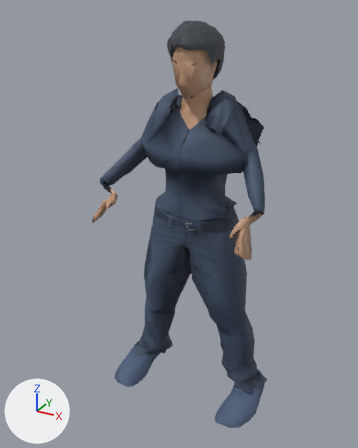
The glTF model content/generated/cook_mpfb_warden/lod0.glb as it was, and as the next commit left it.
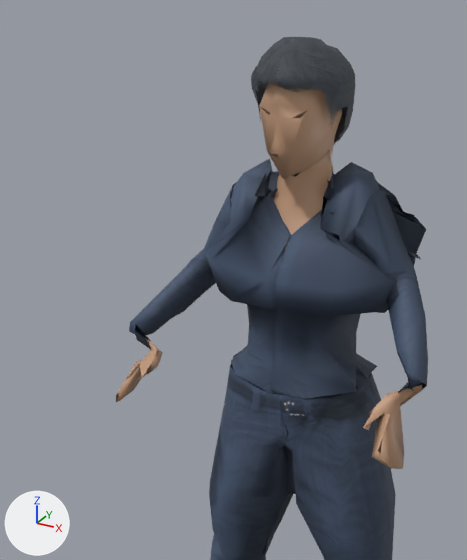
There are two pictures of each version: one whole from a 50 mm camera at (1.09, -2.2, 2.06) aimed at (-0.04, -0.13, 1.03), one close up on the part from 8% to 80% of the width and 0% to 69% of the height. The axes (+X, +Y, +Z) are drawn at lower left. The lights are the same throughout. The last two pictures show the newer version.

Before the edit, the objects in view are built like this:
```python
mat_skin = bpy.data.materials.new('skin')
mat_skin.use_nodes = True; mat_skin.node_tree.nodes.clear()
_N = mat_skin.node_tree.nodes; _L = mat_skin.node_tree.links
n0 = _N.new('ShaderNodeBsdfPrincipled'); n0.name = 'Principled BSDF'
n1 = _N.new('ShaderNodeOutputMaterial'); n1.name = 'Material Output'
n2 = _N.new('ShaderNodeMix'); n2.name = 'Mix'
n2.data_type = 'RGBA'
n2.blend_type = 'MULTIPLY'
n2.inputs[0].default_value = 1.0  # 'Factor'
n2.inputs[7].default_value = (0.539, 0.323, 0.202, 1.0)  # 'B', brown #c29a7c
n3 = _N.new('ShaderNodeVertexColor'); n3.name = 'Color Attribute'
_L.new(n0.outputs[0], n1.inputs[0])  # 'BSDF' to 'Surface'
_L.new(n2.outputs[2], n0.inputs[0])  # 'Result' to 'Base Color'
_L.new(n3.outputs[0], n2.inputs[6])  # 'Color' to 'A'
me_male_casualsuit01_003 = bpy.data.meshes.new('male_casualsuit01.003')
me_male_casualsuit01_003.from_pydata(...)  # 1377 vertices, 1986 faces; spans x -0.45..0.45, y -0.38..0.15, z 0.0..2.0
# faces by material slot: [1099, 167, 228, 492]
me_male_casualsuit01_003.materials.append(mat_cloth)
me_male_casualsuit01_003.materials.append(mat_skin)
me_male_casualsuit01_003.materials.append(mat_cloth_001)
me_male_casualsuit01_003.materials.append(mat_hair)
ob_lod_part = bpy.data.objects.new('lod_part', me_male_casualsuit01_003)
ob_lod_part.location = (0.0, 0.0, 0.0)
```
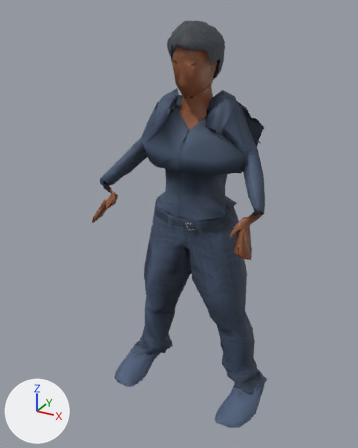
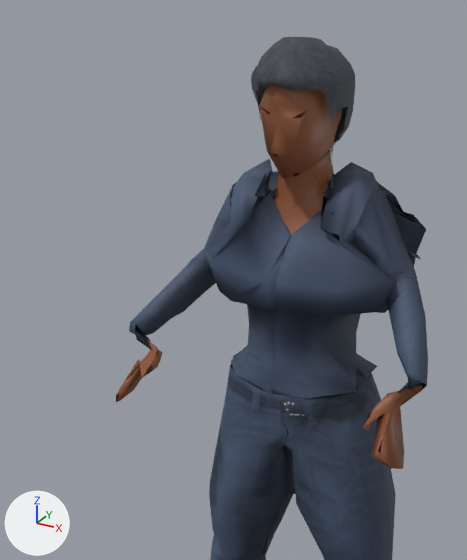
Boxes (x1, y1, x2, y2) around the edits, measured in the close-ups (467 x 560 px):
'lod_part', surface changed: (116, 80, 425, 471) in both

What changed in the scene script:
```text
Add img_atlas_1_face_skin:
    img_atlas_1_face_skin = load_image('atlas_1_face_skin', '_unpacked/atlas_1_face_skin', 512, 512, 'sRGB')
Change mat_skin:
    where n2 = _N.new('ShaderNodeMix'); n2.name = 'Mix'
    remove n2.inputs[7].default_value = (0.539, 0.323, 0.202, 1.0)  # 'B', brown #c29a7c
    add n4 = _N.new('ShaderNodeTexImage'); n4.name = 'Image Texture'
    add n4.image = img_atlas_1_face_skin
    where n3 = _N.new('ShaderNodeVertexColor'); n3.name = 'Color Attribute'
    remove _L.new(n3.outputs[0], n2.inputs[6])  # 'Color' to 'A'
    add _L.new(n3.outputs[0], n2.inputs[7])  # 'Color' to 'B'
    add _L.new(n4.outputs[0], n2.inputs[6])  # 'Color' to 'A'
```
